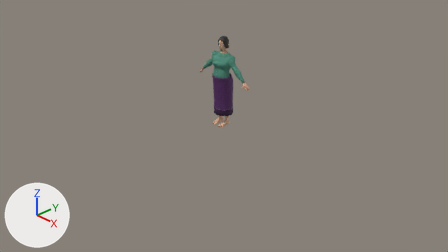
What one commit did to the Blender file assets/models/human_female/human_female_pregnant.blend.
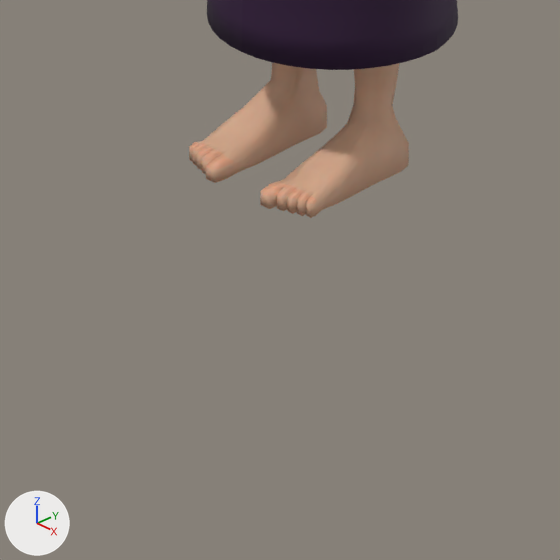
The first picture shows the older version from the file's camera 'Camera'. The close-ups show the older and then the newer version on the part from 44% to 54% of the width and 44% to 61% of the height of that picture. Only the edits that show in the close-ups are written down. Lighting does not change. The marker at lower left points along +X, +Y and +Z.

Names of what the first close-up shows: 'Body', 'Cloth_blouse_sin_sin'.
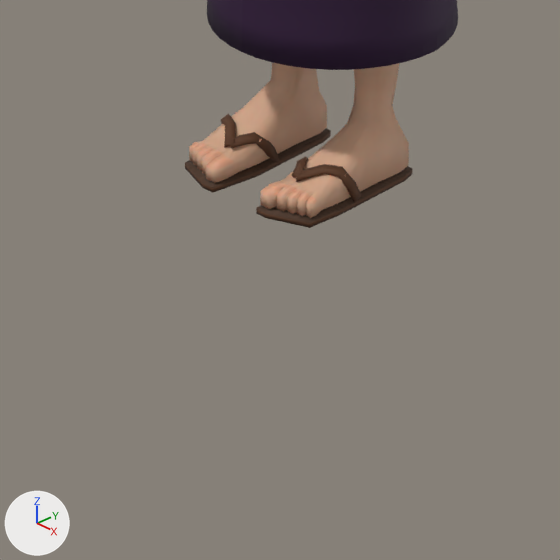
Boxes [x1, y1, x2, y2] around the edits, measured in the close-ups (560 x 560 px):
'Cloth_blouse_sin_sandals', added (brown)
    after: [185, 114, 412, 228]

The change, as a diff of the scene's bpy script:
```diff
--- a/assets/models/human_female/human_female_pregnant.blend.py
+++ b/assets/models/human_female/human_female_pregnant.blend.py
@@ img_sandal_brown_color_png @@
+img_sandal_brown_color_png = load_image('sandal_brown_Color.png', '../clothes_tex/sandal_brown_Color.png', 512, 512, 'sRGB')
@@ img_sandal_brown_normal_png @@
+img_sandal_brown_normal_png = load_image('sandal_brown_Normal.png', '../clothes_tex/sandal_brown_Normal.png', 512, 512, 'Non-Color')
@@ img_sandal_brown_roughness_png @@
+img_sandal_brown_roughness_png = load_image('sandal_brown_Roughness.png', '../clothes_tex/sandal_brown_Roughness.png', 512, 512, 'Non-Color')
@@ mat_cloth_sandal_brown @@
+mat_cloth_sandal_brown = bpy.data.materials.new('Cloth_sandal_brown')
+# uses the picture img_sandal_brown_color_png
+# uses the picture img_sandal_brown_normal_png
+# uses the picture img_sandal_brown_roughness_png
@@ me_cloth_blouse_sin_sandals @@
+me_cloth_blouse_sin_sandals.from_pydata(...)  # 148 vertices, 122 faces; spans x -0.134..0.127, y -0.185..0.055, z -0.01..0.055
+me_cloth_blouse_sin_sandals.polygons.foreach_set('use_smooth', [True] * 122)
+me_cloth_blouse_sin_sandals.materials.append(mat_cloth_sandal_brown)
@@ ob_cloth_blouse_sin_sandals @@
+ob_cloth_blouse_sin_sandals = bpy.data.objects.new('Cloth_blouse_sin_sandals', me_cloth_blouse_sin_sandals)
+ob_cloth_blouse_sin_sandals.location = (0.0, 0.0, 0.0)
```
